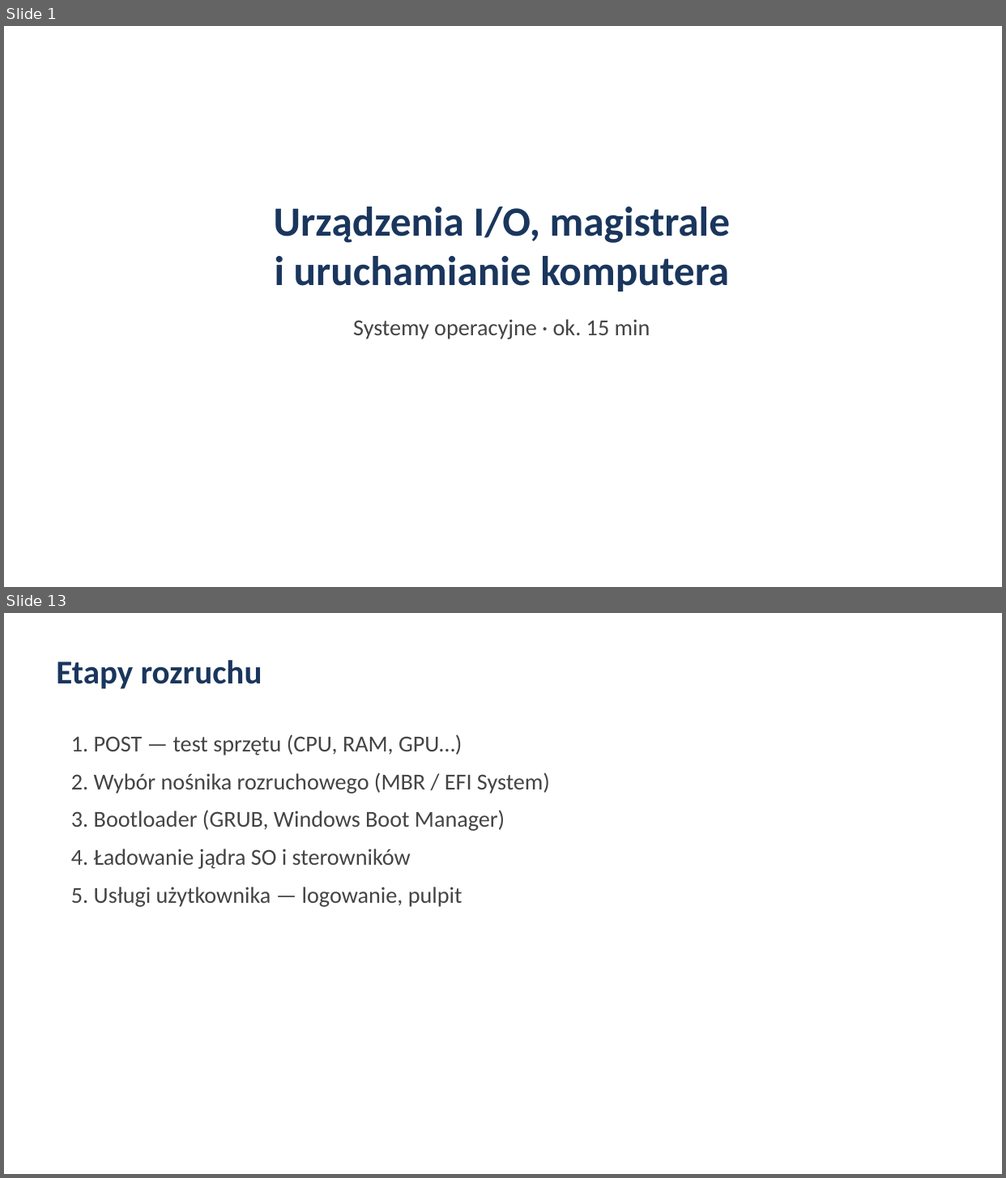
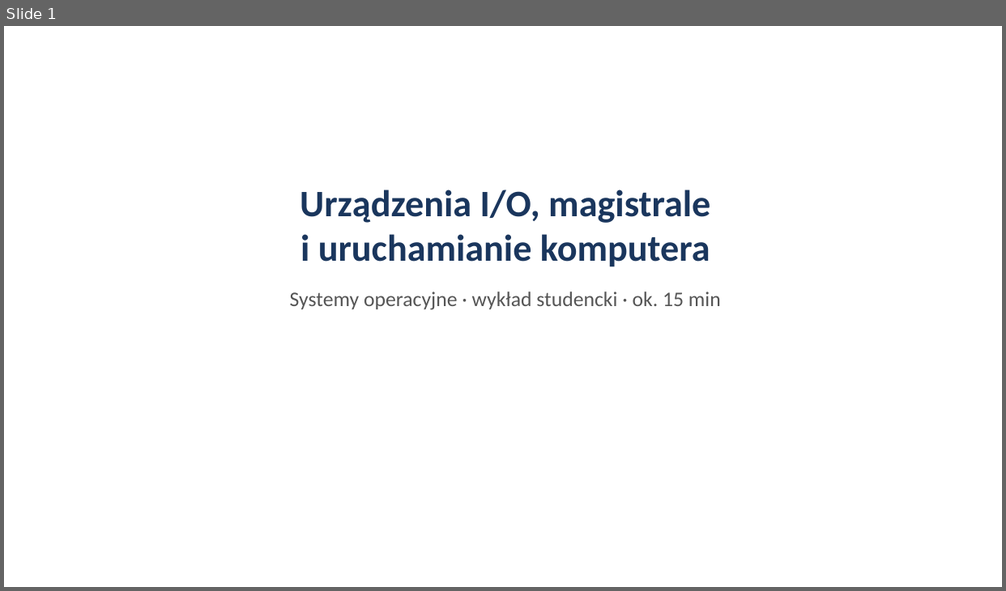
Before and after one commit to PL77239/RESEARCH, a slide deck: prezentacja/prezentacja-os.pptx. Shown one above the other, each under a label of ours: slides 1 and 13 before the commit, slide 1 after it; the slides between them are not shown. The pictures are 1006x1178 and 1006x591 pixels, drawn with LibreOffice and Linux fonts; fonts in the diff are those of the drawing. Boxes give left, top, right and bottom in pixels: in the first picture for what was removed or moved away, otherwise in the second. Text is boxed around its words. In the diff, an @@ line names an element or a change of style, - is before the commit and + after.

```diff
--- a/prezentacja/prezentacja-os.pptx
+++ b/prezentacja/prezentacja-os.pptx
@@ slide 13 removed at (4,613,1002,1174), background #FFFFFF @@
@@ text removed at (56,660,262,689) @@
-Etapy rozruchu
@@ text removed at (71,735,550,907) @@
-1. POST — test sprzętu (CPU, RAM, GPU…)
-2. Wybór nośnika rozruchowego (MBR / EFI System)
-3. Bootloader (GRUB, Windows Boot Manager)
-4. Ładowanie jądra SO i sterowników
-5. Usługi użytkownika — logowanie, pulpit
@@ slide 1 changed as well @@
@@ text "Urządzenia I/O, magistrale i uruchamianie ...": place and size @@
-text "Urządzenia I/O, magistrale i uruchamianie ..." at (274,207,730,339)
+text "Urządzenia I/O, magistrale i uruchamianie ..." at (290,190,721,310)
@@ text at (300,190,710,267): size 40 to 36 pt in "Urządzenia I/O, magistrale i uruchamianie komputera" @@
@@ text at (290,292,721,310): text changed; size 22 to 20 pt; text colour #444444 to #555555 @@
-Systemy operacyjne · ok. 15 min
+Systemy operacyjne · wykład studencki · ok. 15 min
```
Also in this commit, not shown: 1 other slide changed, 21 slides added, 14 other slides removed.
